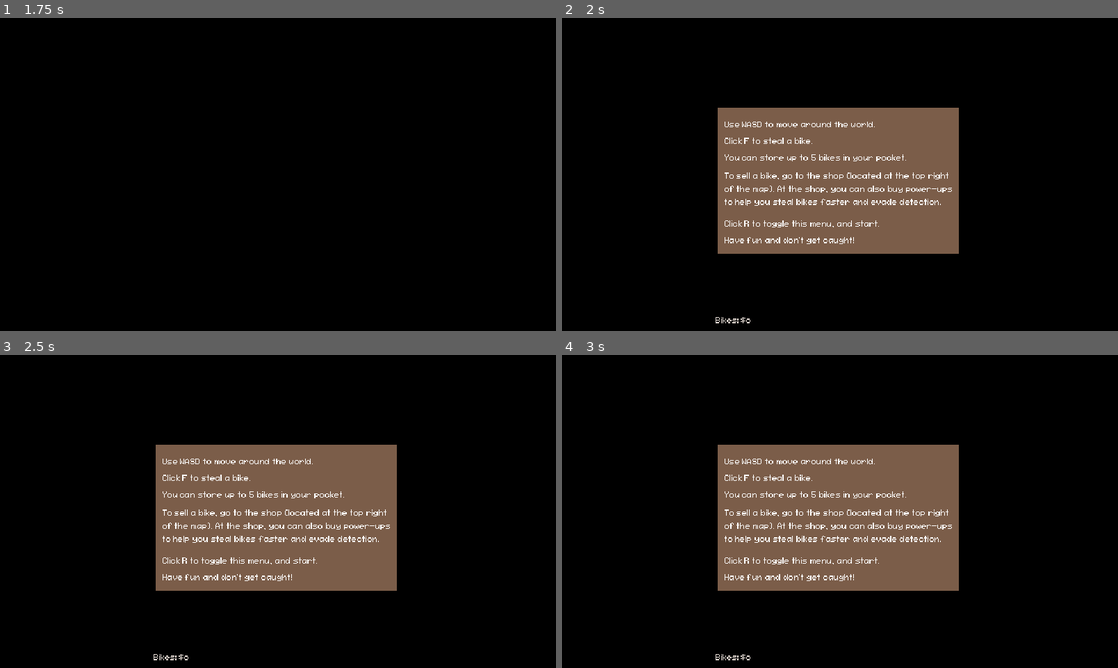
Above: before the commit, frames 1-4 (two rows, left to right).
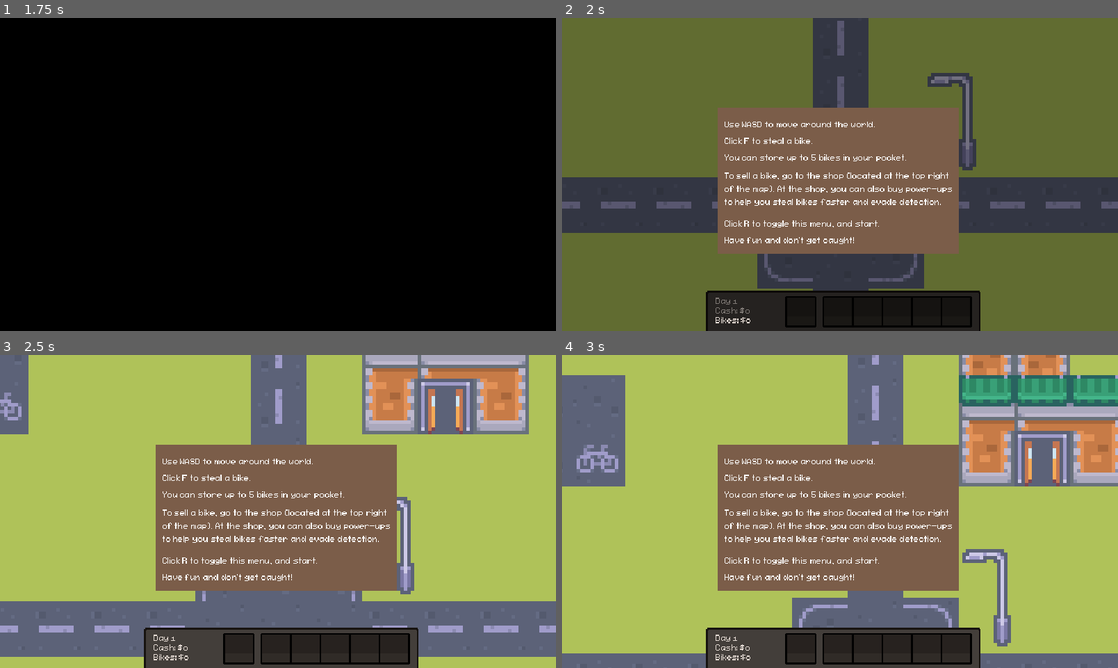
Above: after the commit, the same moments.

Repository: nithinsenthil/UCDBTS
Game: Godot game, scene res://Scenes/title.tscn
Two runs of this game, one before a commit and one after it. Both use one fixed random seed, a clock stepped at 60 frames per second and the inputs below.
Inputs (mouse positions are in pixels of both pictures, inside the frame that each line leads up to):
- Up to frame 1 (1.75 s): click (278, 177) at 0.5 s; tap Enter at 1.25 s; move the mouse to (250, 237) at 1.27 s; hold W (Up) from 1.28 s (still down); tap L (BikeMinigameEnd) at 1.35 s
- Up to frame 2 (2 s): keep holding W (Up)
- Up to frame 3 (2.5 s): keep holding W (Up); tap F (Interact) at 2 s; move the mouse to (444, 558) at 2.02 s; tap K (BikeMinigameStart) at 2.1 s
- Up to frame 4 (3 s): tap F (Interact) at 2.75 s; move the mouse to (673, 464) at 2.77 s; release W (Up) at 2.78 s; hold A (Left) from 2.78 s (still down); tap P (CameraControlsOff) at 2.85 s

Frame 1 is identical in both runs. In frame 2, 77% of the frame differs, in the area x 0-100%, y 0-100%; in frame 3, 79%; in frame 4, 79%.

Commit message:
Update scene manager to skip in progress transitions for new requests

Diff:
--- a/ucdbts/Scripts/Managers/scene_manager.gd
+++ b/ucdbts/Scripts/Managers/scene_manager.gd
@@ -35,6 +35,8 @@
 
 
 func load_new_scene(content_path: String, transition_type: String = "fade_to_black") -> void:
+	if loading_screen != null:
+		loading_screen.queue_free()
 	_transition = transition_type
 	loading_screen = _loading_screen_scene.instantiate() as LoadingScreen
 	get_tree().root.add_child(loading_screen)
